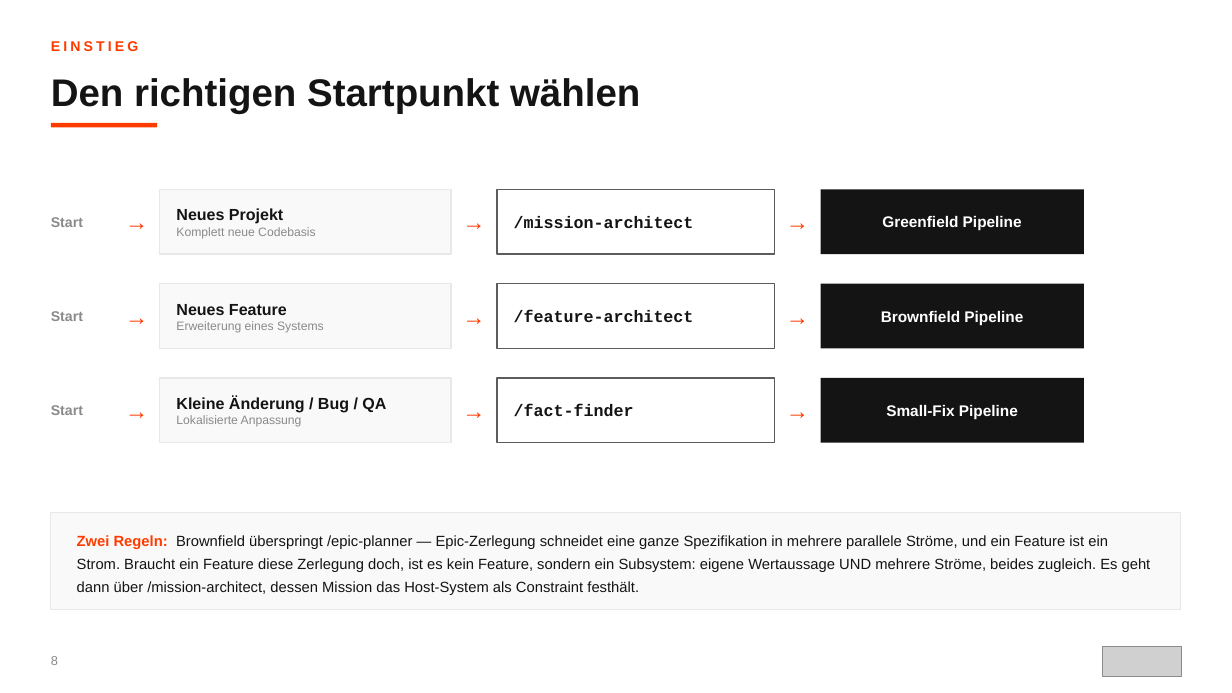
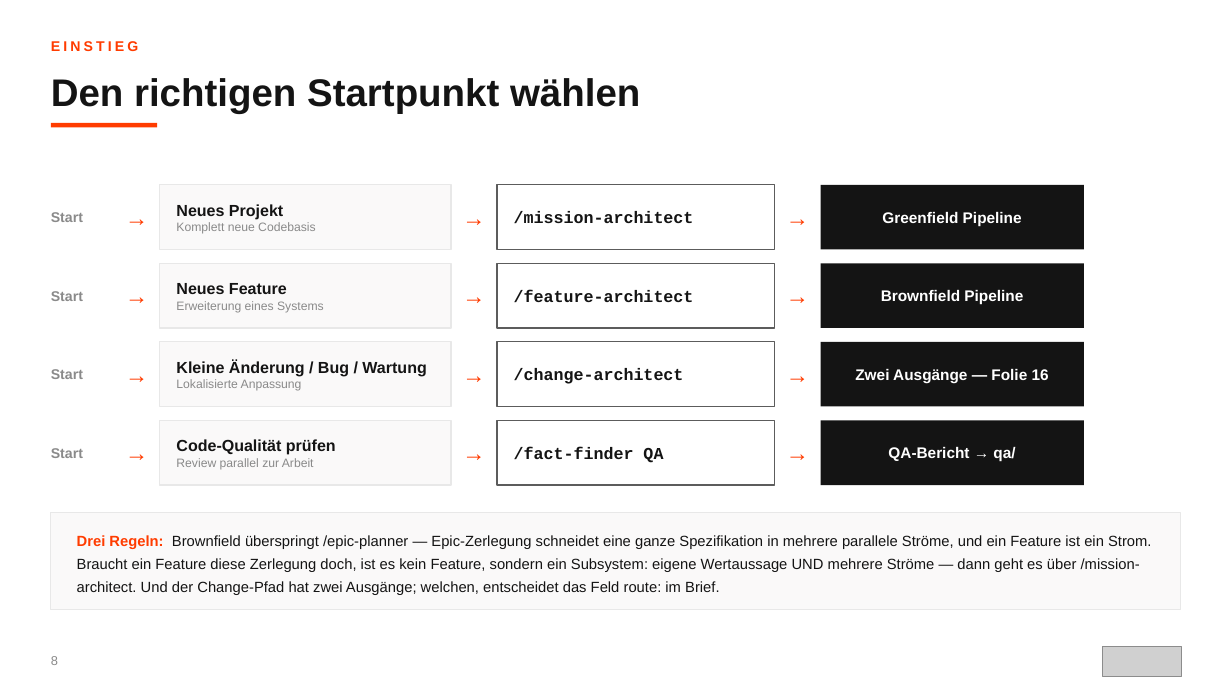
Before and after one commit to scameronde/rpi-qpi, a slide deck: slide 8 of presentation/ORBIT.pptx. Drawn at 1232x693 pixels with LibreOffice and Linux fonts; fonts in the diff are those of the drawing; grey boxes stand for pictures. Boxes give left, top, right and bottom in pixels: in the first picture for what was removed or moved away, otherwise in the second. Text is boxed around its words. In the diff, an @@ line names an element or a change of style, - is before the commit and + after.

```diff
--- a/presentation/ORBIT.pptx
+++ b/presentation/ORBIT.pptx
@@ 4 texts, 3 rectangles: place and size @@
-4 texts, 3 rectangles at (51, 189, 1084, 254)
+4 texts, 3 rectangles at (51, 185, 1084, 250)
@@ 4 texts, 3 rectangles: place and size @@
-4 texts, 3 rectangles at (51, 284, 1084, 348)
+4 texts, 3 rectangles at (51, 263, 1084, 328)
@@ rectangle added at (497, 342, 775, 407), fill #FFFFFF, outline #5C5C5C 1 pt, 13 pt, text #141414, bold @@
+/change-architect
@@ 4 texts, 2 rectangles: place and size @@
-4 texts, 2 rectangles at (51, 378, 1084, 443)
+4 texts, 2 rectangles at (51, 342, 1084, 407)
@@ text in rectangle at (176, 360, 426, 377): text changed @@
-Kleine Änderung / Bug / QA
+Kleine Änderung / Bug / Wartung
@@ text in rectangle at (855, 369, 1049, 383): text changed @@
-Small-Fix Pipeline
+Zwei Ausgänge — Folie 16
@@ text added at (51, 448, 83, 458), 11 pt, text #8A8A8A, bold @@
+Start
@@ text added at (117, 421, 156, 485), 18 pt, text #FF3C00, bold @@
+→
@@ rectangle added at (160, 421, 451, 485), fill #FAF9F9, outline #E8E8E8 1 pt, 9.5 pt, text #8A8A8A @@
+Code-Qualität prüfen
+Review parallel zur Arbeit
@@ text added at (455, 421, 494, 485), 18 pt, text #FF3C00, bold @@
+→
@@ rectangle "/fact-finder QA": place and size @@
-rectangle "/fact-finder QA" at (497, 378, 775, 443)
+rectangle "/fact-finder QA" at (497, 421, 775, 485)
@@ text in rectangle at (514, 447, 663, 463): text changed @@
-/fact-finder
+/fact-finder QA
@@ text added at (778, 421, 817, 485), 18 pt, text #FF3C00, bold @@
+→
@@ rectangle added at (821, 421, 1084, 485), fill #141414, 12 pt, text #FFFFFF, bold @@
+QA-Bericht → qa/
@@ text in rectangle at (77, 535, 1151, 595): text changed @@
-Zwei Regeln: Brownfield überspringt /epic-planner — Epic-Zerlegung schneidet eine ganze Spezifikation in mehrere parallele Ströme, und ein Feature ist ein Strom. Braucht ein Feature diese Zerlegung doch, ist es kein Feature, sondern ein Subsystem: eigene Wertaussage UND mehrere Ströme, beides zugleich. Es geht dann über /mission-architect, dessen Mission das Host-System als Constraint festhält.
+Drei Regeln: Brownfield überspringt /epic-planner — Epic-Zerlegung schneidet eine ganze Spezifikation in mehrere parallele Ströme, und ein Feature ist ein Strom. Braucht ein Feature diese Zerlegung doch, ist es kein Feature, sondern ein Subsystem: eigene Wertaussage UND mehrere Ströme — dann geht es über /mission-architect. Und der Change-Pfad hat zwei Ausgänge; welchen, entscheidet das Feld route: im Brief.
```
Also in this commit, not shown: 16 other slides changed, 1 slide added.
